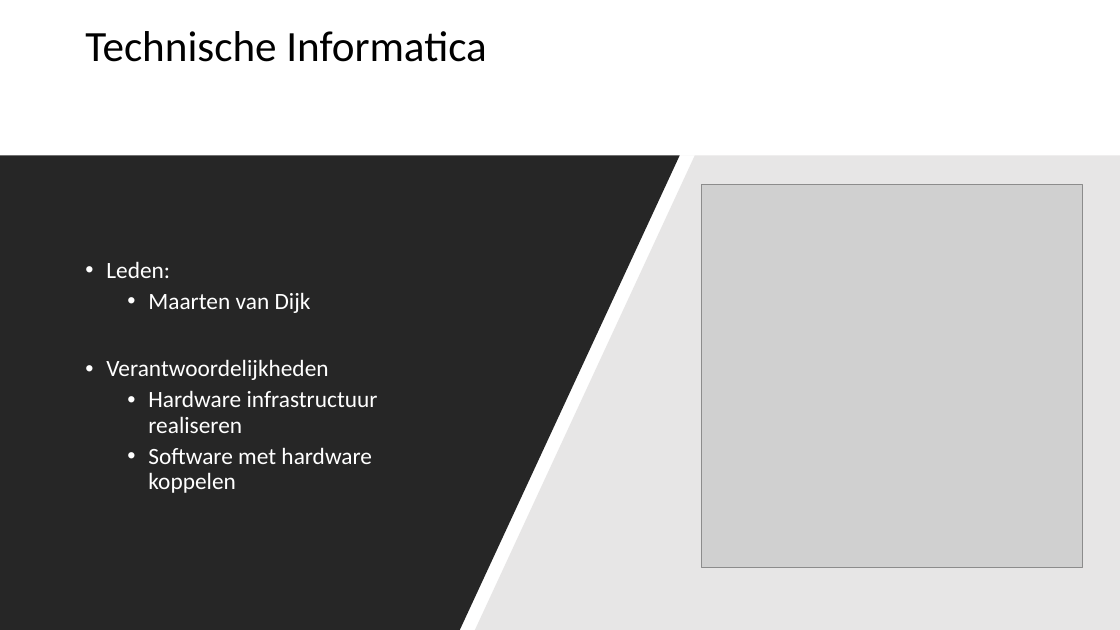
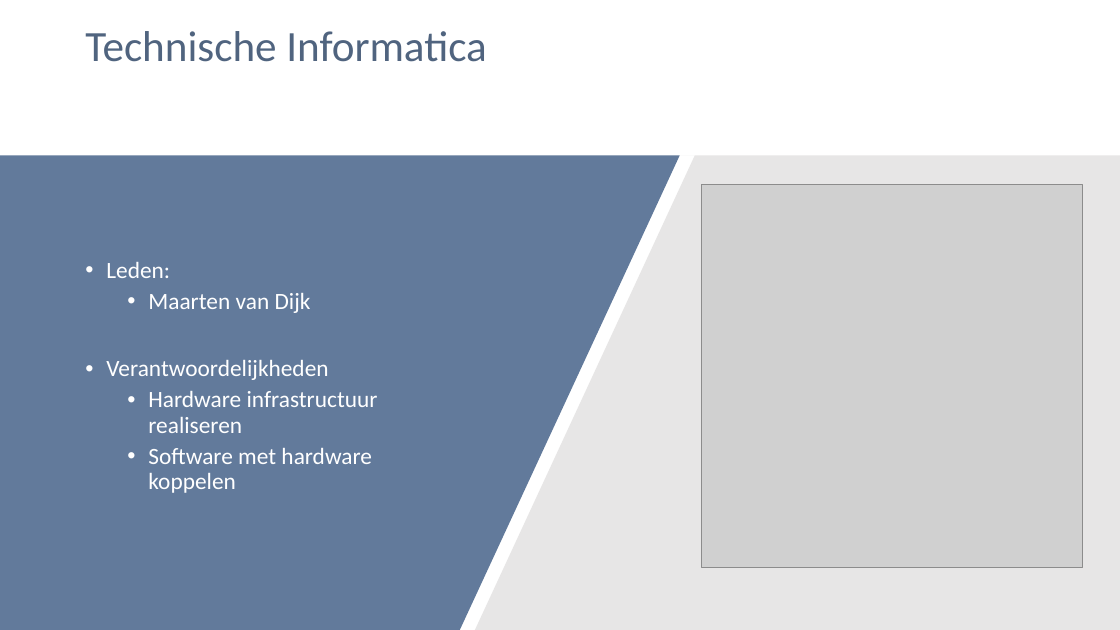
Before and after one commit to wouter503/IDP, a slide deck: slide 14 of Plan van aanpak/presentatie.pptx (slide 12 before the commit). Drawn at 1120x630 pixels with LibreOffice and Linux fonts; fonts in the diff are those of the drawing; grey boxes stand for pictures. Boxes give left, top, right and bottom in pixels: in the first picture for what was removed or moved away, otherwise in the second. Text is boxed around its words. In the diff, an @@ line names an element or a change of style, - is before the commit and + after.

```diff
--- a/Plan van aanpak/presentatie.pptx
+++ b/Plan van aanpak/presentatie.pptx
@@ title "Technische Informatica" at box(85, 31, 486, 62): text colour #000000 to #50647F @@
@@ freeform shape at box(0, 155, 680, 630): fill #262626 to #627A9B @@
```
Also in this commit, not shown: 9 other slides changed, 2 slides added.
